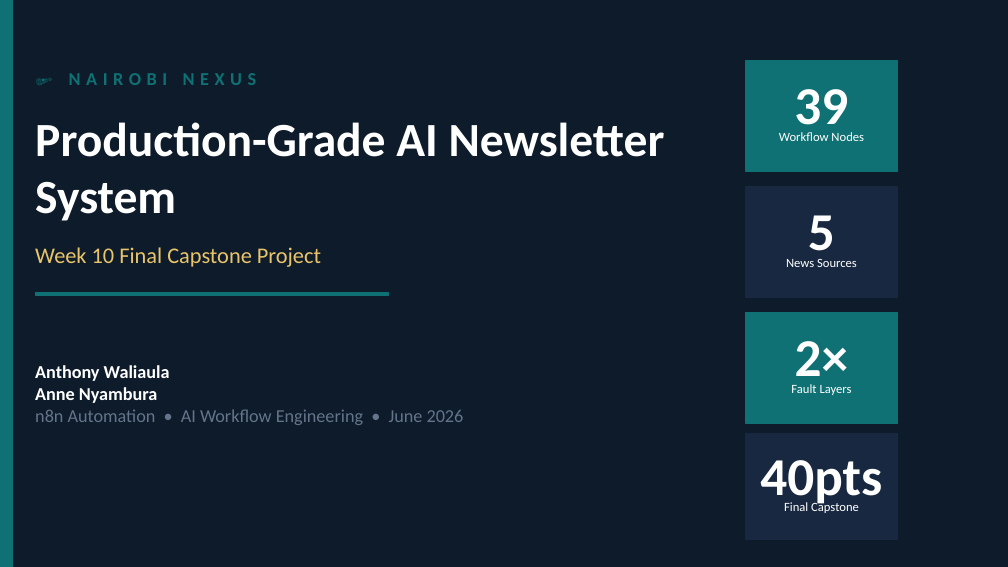
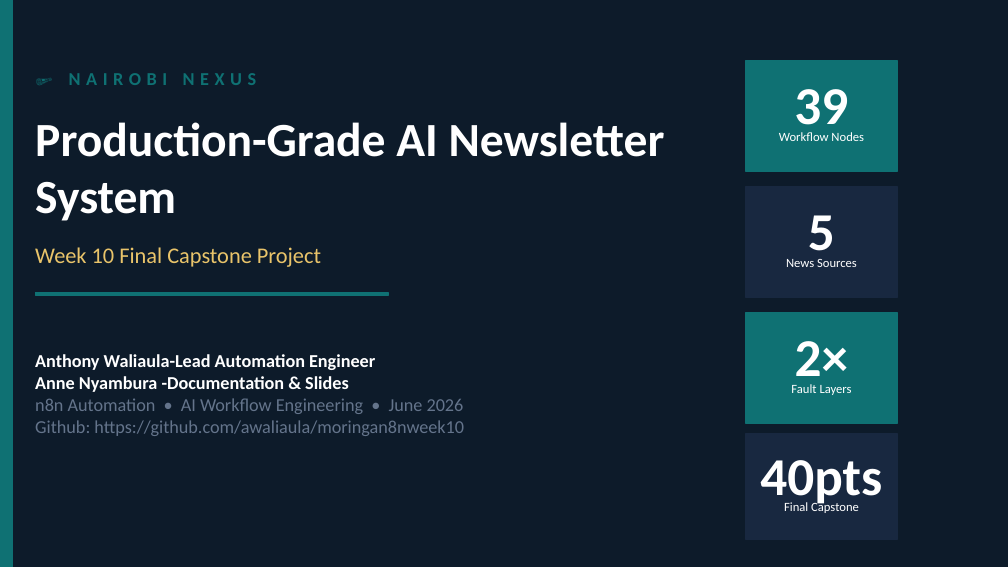
Before and after one commit to awaliaula/moringan8nweek10, a slide deck: slide 1 of Nairobi_Nexus_Week10_Capstone.pptx. Drawn at 1008x567 pixels with LibreOffice and Linux fonts; fonts in the diff are those of the drawing. Boxes give left, top, right and bottom in pixels: in the first picture for what was removed or moved away, otherwise in the second. Text is boxed around its words. In the diff, an @@ line names an element or a change of style, - is before the commit and + after.

Commit message:
lead automation

```diff
--- a/Nairobi_Nexus_Week10_Capstone.pptx
+++ b/Nairobi_Nexus_Week10_Capstone.pptx
@@ text at (35, 354, 464, 436): text changed @@
-Anthony Waliaula
-Anne Nyambura
-n8n Automation • AI Workflow Engineering • June 2026
+Anthony Waliaula-Lead Automation Engineer
+Anne Nyambura -Documentation & Slides
+n8n Automation • AI Workflow Engineering • June 2026
+Github: https://github.com/awaliaula/moringan8nweek10
```
Also in this commit, not shown: 5 other slides changed, 2 other files.
